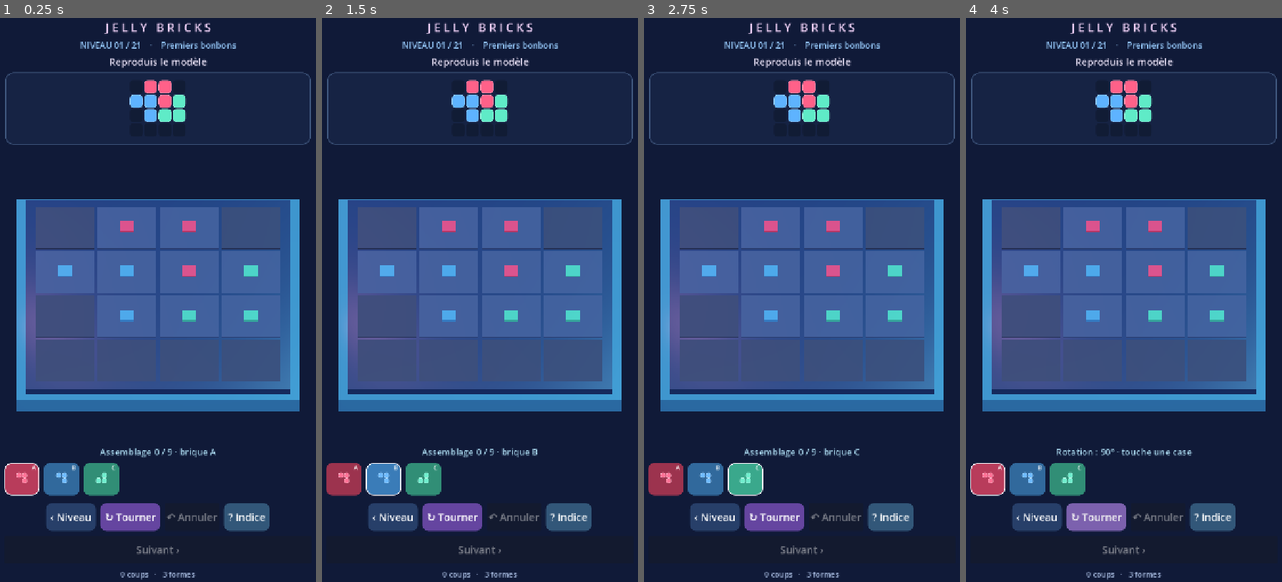
Above: before the commit, frames 1-4 (left to right).
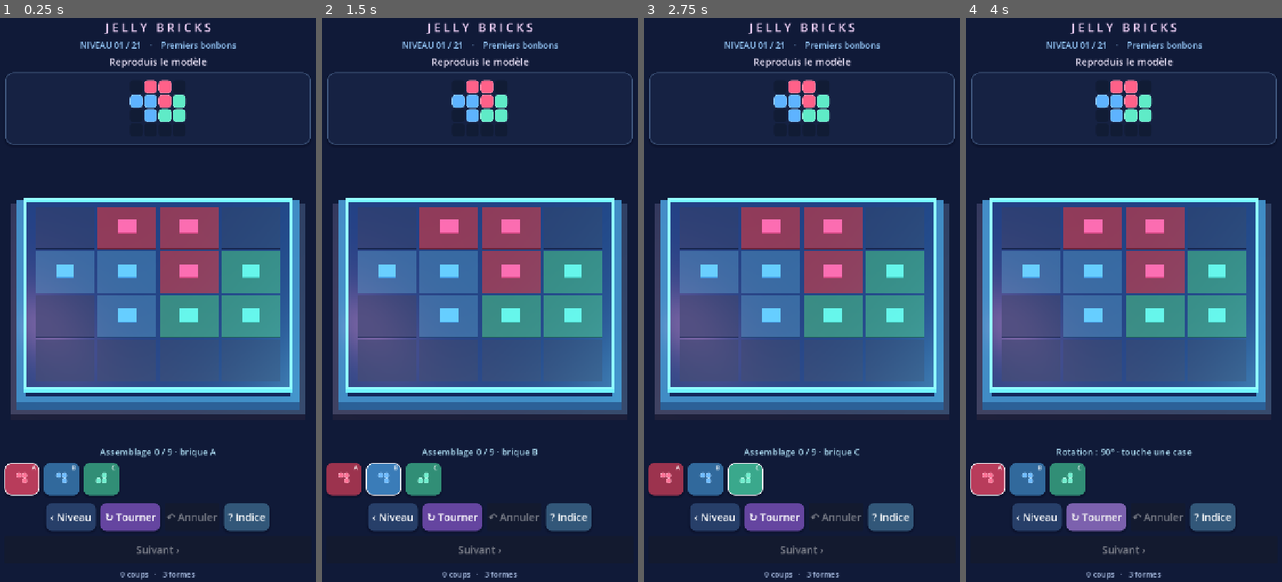
Above: after the commit, the same moments.

Repository: dbrckk/Jelly-bricks
Game: Godot game, scene res://scenes/main.tscn
The game is run twice, just before and just after one commit, with the same random seed, the same clock (stepped at 60 frames per second) and the same inputs.
Inputs (mouse positions are in pixels of both pictures, inside the frame that each line leads up to):
- Up to frame 1 (0.25 s): no input
- Up to frame 2 (1.5 s): click (344, 480) at 0.52 s; click (385, 480) at 1.27 s
- Up to frame 3 (2.75 s): click (745, 480) at 2.02 s
- Up to frame 4 (4 s): click "‹ Niveau" at 2.75 s; click "↻ Tourner" at 3.5 s

The runs differ from the first frame. In frame 1, 14% of the frame differs, in the area x 3-97%, y 31-71%; in frame 2, 14%; in frame 3, 14%; in frame 4, 14%.

Commit message:
feat(native): studio jelly board, honest model feedback and GPU sharing
* feat(native): layered luminous board, reusable GPU stage assets and truthful puzzle previews

* fix(native): evaluate placement feedback using original selected rotation

* test(native): require honest placement cues, shared board assets and wrong-move recovery

* style(native): improve depth and separation of mobile glass-panel controls

* docs(native): document honest puzzle cues, static studio board and Android QA limits

Diff:
--- a/native-godot/scripts/game_root.gd
+++ b/native-godot/scripts/game_root.gd
@@ -47,6 +47,7 @@
 var touch_started_on_board: bool = false
 var mouse_started_on_board: bool = false
 var shape_mesh_cache: Dictionary = {}
+var stage_resource_cache: Dictionary = {}
 
 func _ready() -> void:
     _read_levels()
@@ -122,6 +123,10 @@
     box.content_margin_right = 10
     box.content_margin_top = 8
     box.content_margin_bottom = 8
+    if corner >= 10:
+        box.shadow_color = Color(0.0, 0.0, .07, .25)
+        box.shadow_size = 5
+        box.shadow_offset = Vector2(0, 3)
     return box
 
 func _label(text_value: String, font_size: int = 25, color: Color = Color.WHITE) -> Label:
@@ -328,16 +333,27 @@
             box.mouse_filter = Control.MOUSE_FILTER_IGNORE
             model_grid.add_child(box)
 
-func _box_mesh(dimensions: Vector3, tint: Color, roughness: float = 0.55) -> MeshInstance3D:
+## Repeated floor tiles use shared GPU resources, not one material and
+## mesh allocation for every board square on every stage transition.
+func _box_mesh(dimensions: Vector3, tint: Color,
+        roughness: float = 0.55, glow: float = 0.0) -> MeshInstance3D:
     var item := MeshInstance3D.new()
-    var geometry := BoxMesh.new()
-    geometry.size = dimensions
-    item.mesh = geometry
-    var material := StandardMaterial3D.new()
-    material.albedo_color = tint
-    material.metallic = 0.15
-    material.roughness = roughness
-    item.material_override = material
+    var key := str(dimensions) + ":" + tint.to_html() + ":" + str(roughness) + ":" + str(glow)
+    if not stage_resource_cache.has(key):
+        var geometry := BoxMesh.new()
+        geometry.size = dimensions
+        var material := StandardMaterial3D.new()
+        material.albedo_color = tint
+        material.metallic = 0.15
+        material.roughness = roughness
+        if glow > 0.0:
+            material.emission_enabled = true
+            material.emission = tint
+            material.emission_energy_multiplier = glow
+        stage_resource_cache[key] = {"mesh": geometry, "material": material}
+    var cached: Dictionary = stage_resource_cache[key]
+    item.mesh = cached["mesh"]
+    item.material_override = cached["material"]
     return item
 
 func _build_stage() -> void:
@@ -346,28 +362,49 @@
     for child in ghost.get_children():
         ghost.remove_child(child)
         child.queue_free()
-    var rim := _box_mesh(Vector3(size + 0.55, 0.25, size + 0.55),
-        Color("#285878"), .17)
-    rim.position.y = -0.22
+    # Layered floating candy-board silhouette. All trim is static and shared,
+    # avoiding post-processing, extra shaders and real-time shadows on mobile.
+    var foot := _box_mesh(Vector3(size + .76, .14, size + .76),
+        Color("#080f26"), .72)
+    foot.position.y = -.38
+    board.add_child(foot)
+    var rim := _box_mesh(Vector3(size + .55, .22, size + .55),
+        Color("#295270"), .18)
+    rim.position.y = -.24
     board.add_child(rim)
-    var platform := _box_mesh(Vector3(size + .28, .25, size + .28),
-        Color("#112443"), .48)
-    platform.position.y = -0.12
+    var platform := _box_mesh(Vector3(size + .28, .21, size + .28),
+        Color("#112443"), .43)
+    platform.position.y = -.115
     board.add_child(platform)
+    # Thin four-sided soft glow separates the board from the dark scene.
+    var trim_color := Color("#51d6ee")
+    for side in [-1.0, 1.0]:
+        var long_rail := _box_mesh(Vector3(size + .34, .065, .054),
+            trim_color, .12, .60)
+        long_rail.position = Vector3(0, .002, side * (float(size) * .5 + .14))
+        board.add_child(long_rail)
+        var short_rail := _box_mesh(Vector3(.054, .065, size + .34),
+            trim_color, .12, .60)
+        short_rail.position = Vector3(side * (float(size) * .5 + .14), .002, 0)
+        board.add_child(short_rail)
+    # Each empty target has a saturated but deliberately dim candy tint,
+    # so the reference remains readable before and after placement.
     for r in range(size):
         for c in range(size):
-            var square := _box_mesh(Vector3(.935, .016, .935),
-                Color("#182b4b") if wanted.has(Vector2i(r,c)) else Color("#101e37"), .82)
+            var at := Vector2i(r, c)
+            var target_color := Color("#101e37")
+            if wanted.has(at):
+                target_color = Color(PALETTE[wanted[at]]).darkened(.68)
+            var square := _box_mesh(Vector3(.936, .016, .936),
+                target_color, .55)
             square.position = Vector3(c + .5 - size / 2.0,
                 .022, r + .5 - size / 2.0)
             board.add_child(square)
-    for r in range(size):
-        for c in range(size):
-            if wanted.has(Vector2i(r, c)):
-                var marker := _box_mesh(Vector3(.23, .028, .23),
-                    Color(PALETTE[wanted[Vector2i(r, c)]]).darkened(.42), .30)
+            if wanted.has(at):
+                var marker := _box_mesh(Vector3(.29, .029, .29),
+                    Color(PALETTE[wanted[at]]).darkened(.24), .27)
                 marker.position = Vector3(c + .5 - size / 2.0,
-                    .046, r + .5 - size / 2.0)
+                    .047, r + .5 - size / 2.0)
                 board.add_child(marker)
     _rebuild_placements()
     _draw_preview(Vector2i(-10, -10))
@@ -406,7 +443,7 @@
     material.set_shader_parameter("gel_opacity", 0.40 if preview else 0.94)
     if preview:
         material.set_shader_parameter("candy_tint",
-            Color("#76ffd4") if _can_place(id, placement, turns) else Color("#ff6a9a"))
+            _preview_tint(id, placement, turns))
         shape.position.y = .48
     mesh.material_override = material
     shape.add_child(mesh)
@@ -439,6 +476,23 @@
             return false
     return true
 
+## A geometric fit is not necessarily a match with the reference.
+## Keep wrong moves possible as a puzzle mechanic, but never mark them green.
+func _matches_model(id: String, pos: Vector2i, turns: int) -> bool:
+    if not _can_place(id, pos, turns):
+        return false
+    for cell in _rotate_cells(pieces[id], turns):
+        if wanted.get(pos + cell, "") != id:
+            return false
+    return true
+
+func _preview_tint(id: String, pos: Vector2i, turns: int) -> Color:
+    if not _can_place(id, pos, turns):
+        return Color("#ff537e") # invalid geometry: rose
+    if _matches_model(id, pos, turns):
+        return Color("#76ffd4") # fully correct: mint
+    return Color("#ffc46a") # possible but not matching: amber
+
 ## Release and preview must use exactly the same magnetic snap rules.
 func _snap_placement(id: String, position: Vector2i, turns: int) -> Vector2i:
     if not pieces.has(id):
@@ -465,6 +519,7 @@
     if completed or not pieces.has(id):
         return
     var chosen := _snap_placement(id, position, selected_turns)
+    var placed_turns := selected_turns
     if chosen.x < 0:
         status_label.text = "Emplacement impossible · tourne ou annule"
         return
@@ -479,6 +534,8 @@
     _select_next_available()
     _draw_tray()
     _refresh_text()
+    if not _matches_model(id, chosen, placed_turns):
+        status_label.text = "Placement possible, mais différent du modèle · annule ou déplace"
     _check_win()
 
 func _rebuild_placements(new_id: String = "") -> void:
@@ -531,7 +588,7 @@
         actual.x - size / 2.0)
     var mat: ShaderMaterial = preview_node.get_child(0).material_override
     mat.set_shader_parameter("candy_tint",
-        Color("#76ffd4") if snapped.x >= 0 else Color("#ff6a9a"))
+        _preview_tint(selected_id, actual, selected_turns))
 
 func _draw_tray() -> void:
     for child in tray.get_children():
--- a/native-godot/tests/validate.gd
+++ b/native-godot/tests/validate.gd
@@ -95,6 +95,48 @@
             var first_id := String(ids[0])
             var first_pose: Dictionary = poses[first_id]
             var first_position := Vector2i(int(first_pose["row"]), int(first_pose["col"]))
+            # Geometrically fitting is NOT the same as matching the color
+            # reference. The old green ghost lied about wrong placements.
+            var wrong_position := Vector2i(1, 0)
+            if not game._can_place(first_id, wrong_position, 0) \
+                    or game._matches_model(first_id, wrong_position, 0) \
+                    or not game._matches_model(first_id, first_position, 0):
+                push_error("Model matching cannot distinguish wrong and right shape")
+                quit(1)
+                return
+            if not game._preview_tint(first_id, wrong_position, 0).is_equal_approx(Color("#ffc46a")):
+                push_error("Wrong but possible placement should show amber, not mint")
+                quit(1)
+                return
+            if not game._preview_tint(first_id, first_position, 0).is_equal_approx(Color("#76ffd4")):
+                push_error("Correct model match is not highlighted mint")
+                quit(1)
+                return
+            if not game._preview_tint(first_id, Vector2i(-3, -3), 0).is_equal_approx(Color("#ff537e")):
+                push_error("Impossible placement has no danger tint")
+                quit(1)
+                return
+            game._try_place(first_id, wrong_position)
+            if game.placements.size() != 1 or not game.status_label.text.contains("différent du modèle"):
+                push_error("Incorrect geometry match did not warn the player")
+                quit(1)
+                return
+            game._undo()
+            if not game.placements.is_empty():
+                push_error("Undo failed after an incorrect color placement")
+                quit(1)
+                return
+            # Stage squares must share resources. No per-cell duplicate GPU
+            # meshes and materials when drawing seven-by-seven candy boards.
+            var duplicate_a = game._box_mesh(Vector3(.936, .016, .936), Color("#101e37"), .55)
+            var duplicate_b = game._box_mesh(Vector3(.936, .016, .936), Color("#101e37"), .55)
+            if duplicate_a.mesh != duplicate_b.mesh \
+                    or duplicate_a.material_override != duplicate_b.material_override:
+                push_error("Native stage resources are allocated anew per cell")
+                quit(1)
+                return
+            duplicate_a.free()
+            duplicate_b.free()
             # Regression: the first piece must be undoable, even when the
             # previous snapshot was the EMPTY board.
             game._try_place(first_id, first_position)
@@ -188,6 +230,7 @@
                 push_error("Multi-undo did not recover the empty starting board")
                 quit(1)
                 return
+            print("TEST: stage GPU sharing, truthful previews, wrong-placement feedback,")
             print("TEST: first undo, reusable ghost, hint, multi-undo and rounded shape previews")
             for variant in ids:
                 var id := String(variant)
Not shown, changed: native-godot/README.md
